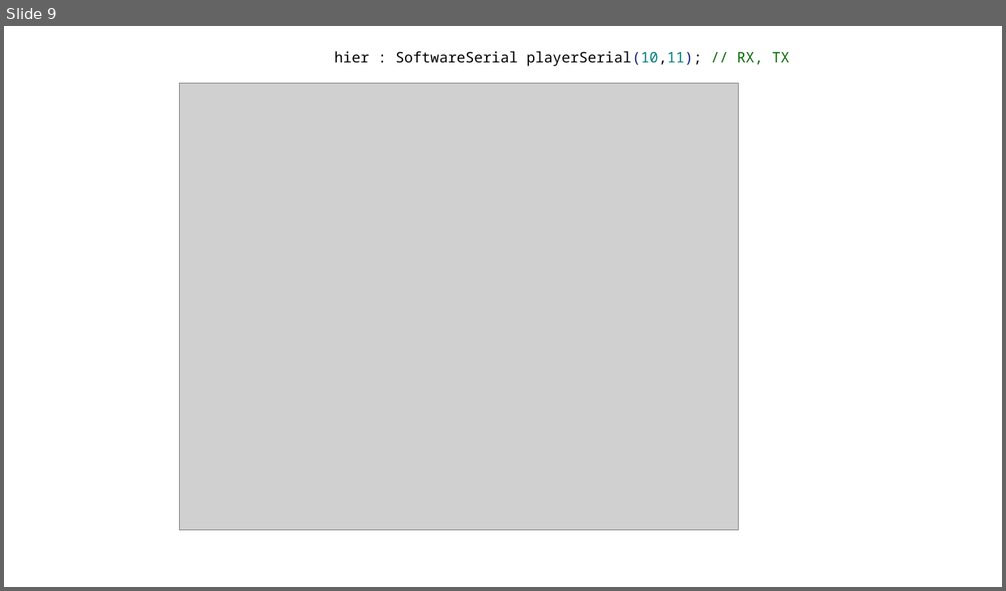
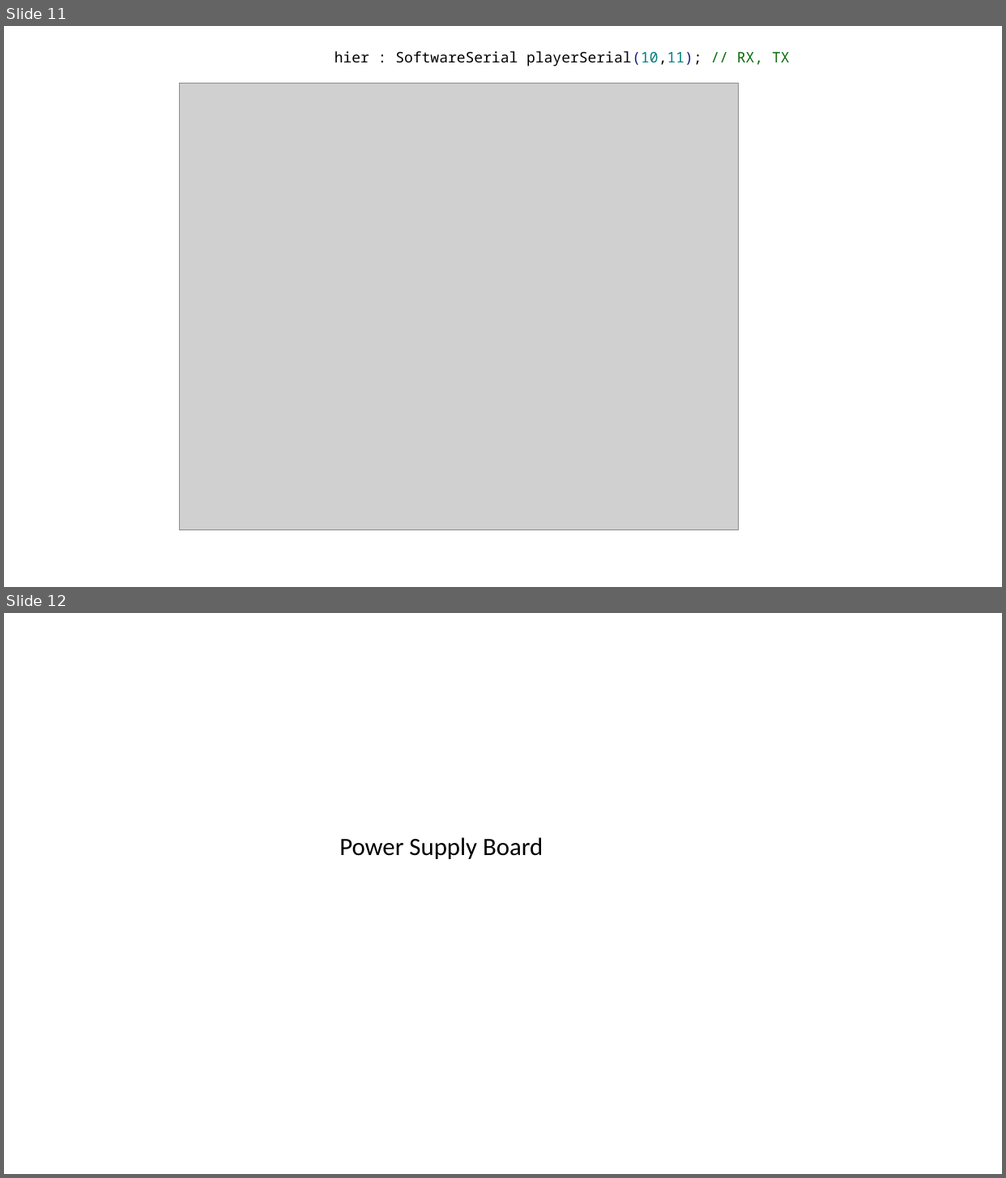
Before and after one commit to jeskes/activityboard, a slide deck: Activityboard.pptx. Shown one above the other, each under a label of ours: slide 9 before the commit, slides 11 and 12 after it. The pictures are 1006x591 and 1006x1178 pixels, drawn with LibreOffice and Linux fonts; fonts in the diff are those of the drawing; grey boxes stand for pictures. Boxes give left, top, right and bottom in pixels: in the first picture for what was removed or moved away, otherwise in the second. Text is boxed around its words. In the diff, an @@ line names an element or a change of style, - is before the commit and + after.

```diff
--- a/Activityboard.pptx
+++ b/Activityboard.pptx
@@ slide 12 added at [4,613,1002,1174], background #FFFFFF @@
@@ title added at [339,837,543,859], 24 pt, text #000000 @@
+Power Supply Board
@@ what was slide 9 is now slide 11 @@
```
Also in this commit, not shown: 3 slides changed, 10 other slides added, 46 other files.
